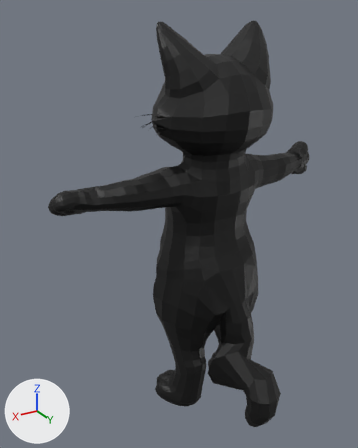
What one commit did to the Blender file assets/models/cat/tripo-hand/cat.blend.
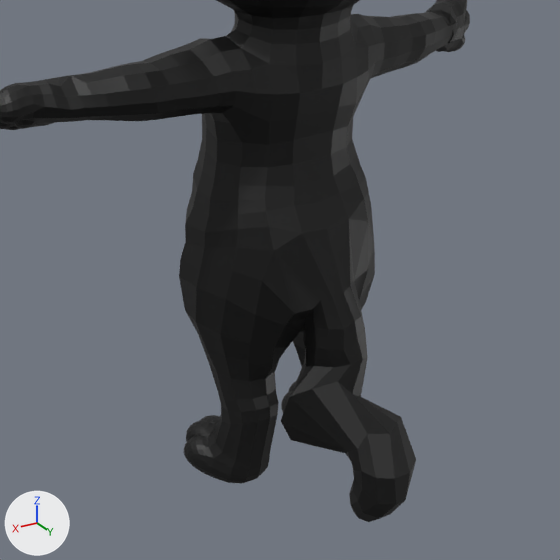
Each version is shown whole from a camera (50 mm lens) standing at (0.668, 0.89, 1.021) and looking at (0.083, -0.084, 0.534), then close up on the part from 16% to 100% of the width and 33% to 100% of the height. Arrows for +X, +Y and +Z are at lower left; the lights stay in place. The older version's two pictures come first. Both versions are drawn at full value of the shape key 'bind_tail' of 'cat'; the numbers are the values there.

Names of what the first close-up shows: 'cat'.
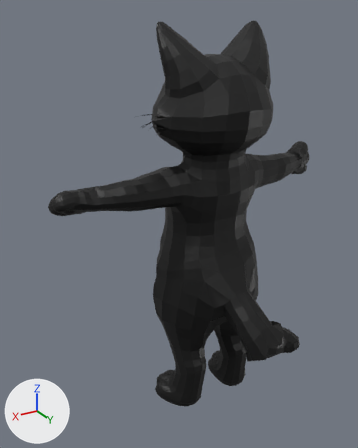
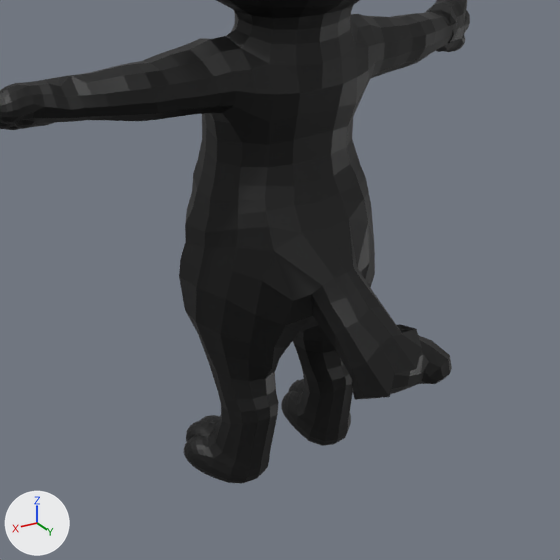
Commit message: fix(models): hang the tail of the Tripo cat behind its chair

The change, as a diff of the scene's bpy script:
```diff
--- a/assets/models/cat/tripo-hand/cat.blend.py
+++ b/assets/models/cat/tripo-hand/cat.blend.py
@@ me_cat @@
 # used by ob_cat; location = (0.0, 0.0, 0.0)
-me_cat.from_pydata(...)  # 3693 vertices, 3829 faces, 26 loose edges; spans x -0.387..0.391, y -0.228..0.191, z 0.0..1.0
+me_cat.from_pydata(...)  # 3693 vertices, 3829 faces, 26 loose edges; spans x -0.387..0.391, y -0.228..0.179, z 0.0..1.0
+# me_cat part 1: 126 of 3693 vertices moved; they spanned x -0.077..0.068, y -0.005..0.191, z 0.027..0.356 and now span x -0.141..0.064, y 0.043..0.179, z 0.211..0.389; mean shift (-0.038, 0.014, 0.118); largest move (-0.002, 0.154, 0.03) -> (-0.126, 0.151, 0.256)
 me_cat.materials.append(mat_fur)
```

Pixel boxes (x1, y1, x2, y2) of what changed, in the close-ups (560 x 560 px; the box of a moved part takes in the faces that stretch with it):
'cat', reshaped: before (0, 0, 470, 522); after (0, 0, 470, 484)
part 1 of me_cat, moved or reshaped: before (256, 219, 416, 522); after (256, 219, 452, 400)
